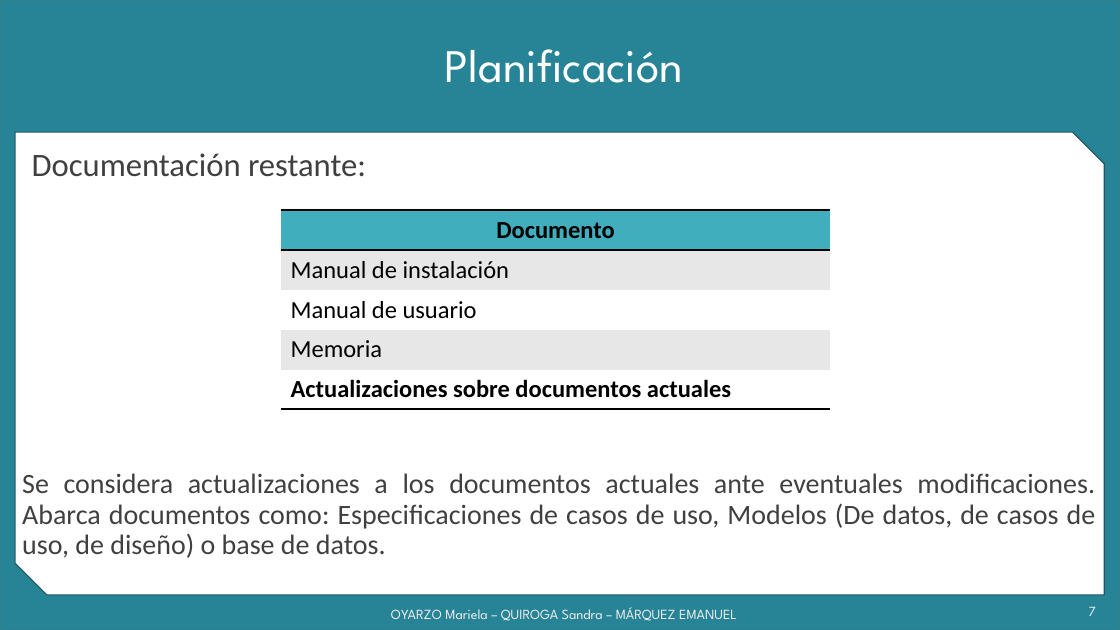
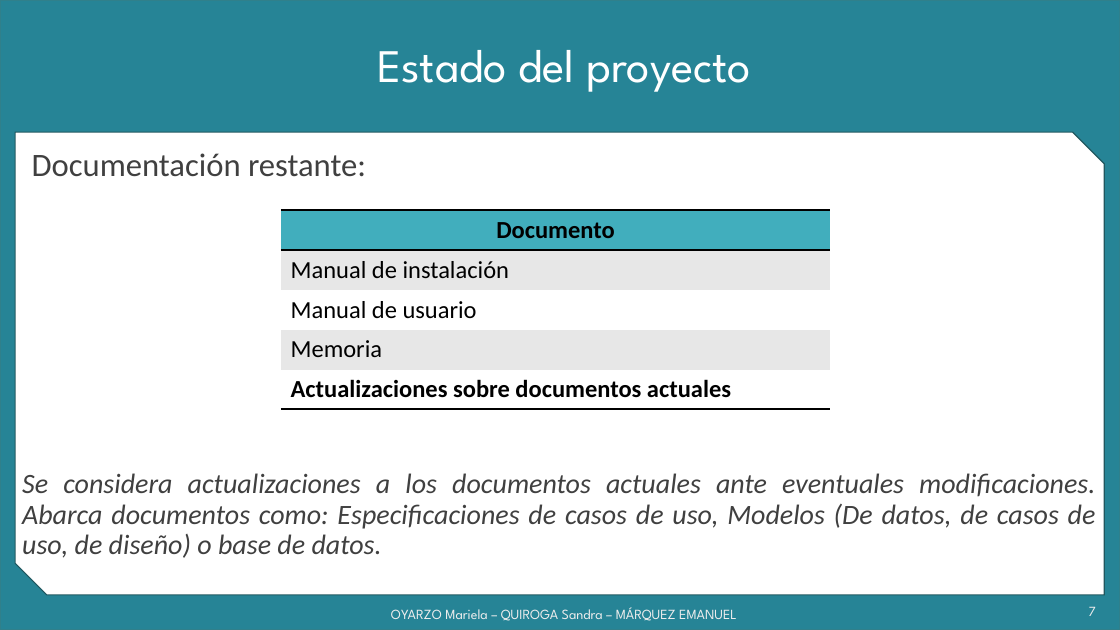
Before and after one commit to grupoyenu/yenu, a slide deck: slide 7 of 08. Presentaciones/Presentación 9 - 31.08.18.pptx. Drawn at 1120x630 pixels with LibreOffice and Linux fonts; fonts in the diff are those of the drawing; background and template pictures are left out. Boxes give left, top, right and bottom in pixels: in the first picture for what was removed or moved away, otherwise in the second. Text is boxed around its words. In the diff, an @@ line names an element or a change of style, - is before the commit and + after.

```diff
--- a/08. Presentaciones/Presentación 9 - 31.08.18.pptx
+++ b/08. Presentaciones/Presentación 9 - 31.08.18.pptx
@@ title at bbox=[377, 50, 751, 92]: text changed @@
-Planificación
+Estado del proyecto
@@ text "Se considera actualizaciones a los ..." at bbox=[22, 473, 1096, 558]: italic on @@
```
Also in this commit, not shown: 4 other slides changed, 7 slides added, 1 slide removed.
